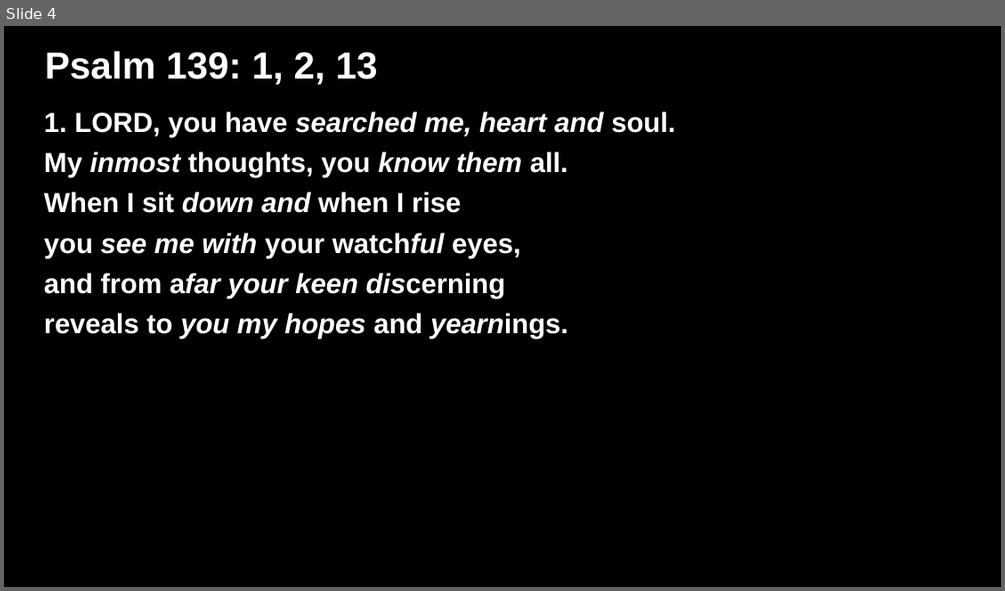
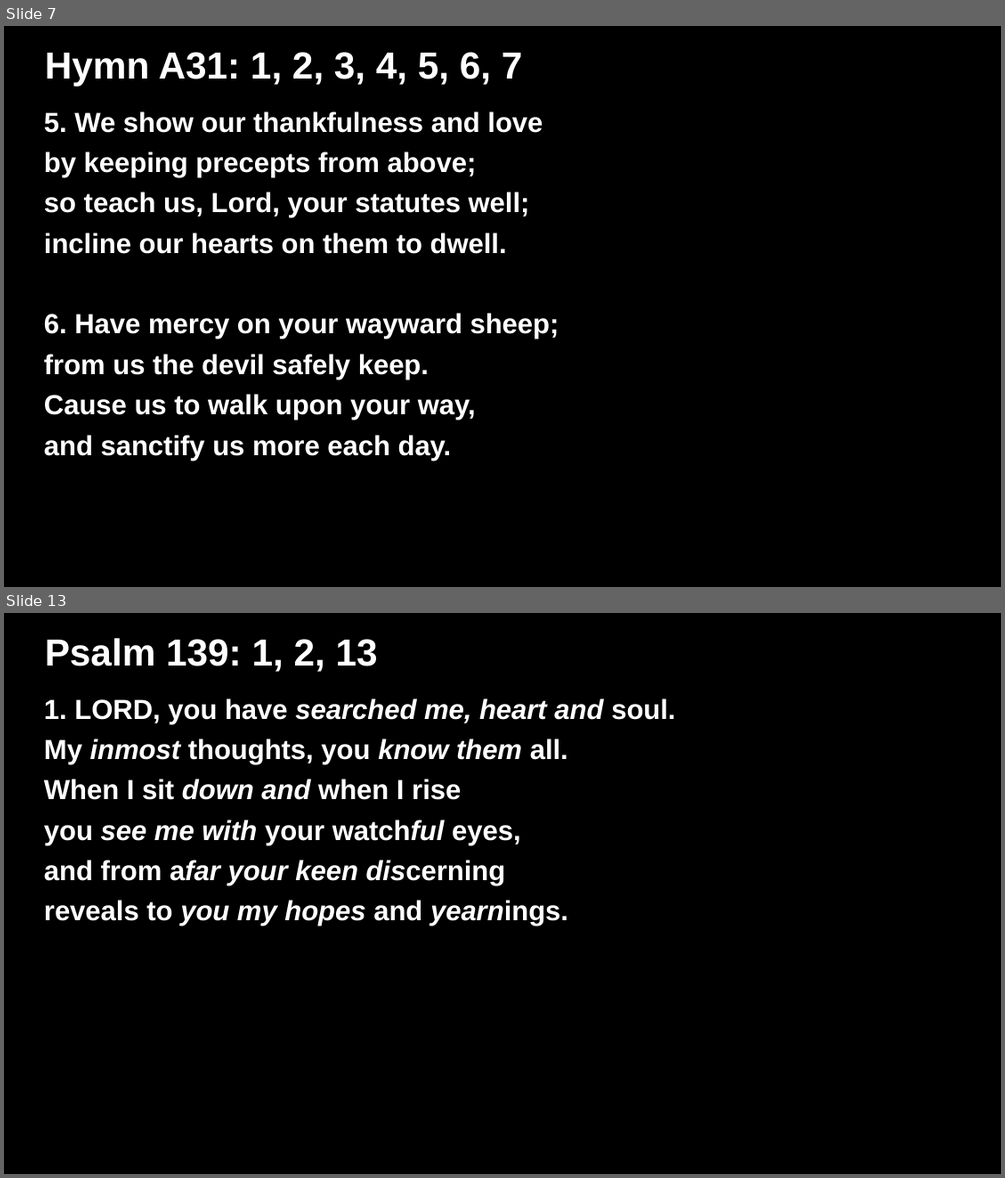
Before and after one commit to lfnincao/lyrics-presentation-creator, a slide deck: Lyrics.odp. Shown one above the other, each under a label of ours: slide 4 before the commit, slides 7 and 13 after it; the slides between them are not shown. The pictures are 1005x591 and 1005x1178 pixels, drawn with LibreOffice and Linux fonts; fonts in the diff are those of the drawing. Boxes give left, top, right and bottom in pixels: in the first picture for what was removed or moved away, otherwise in the second. Text is boxed around its words. In the diff, an @@ line names an element or a change of style, - is before the commit and + after.

```diff
--- a/Lyrics.odp
+++ b/Lyrics.odp
@@ slide 7 added at (x1=4, y1=26, x2=1001, y2=587), background #000000 @@
@@ title added at (x1=45, y1=52, x2=523, y2=86), 30 pt, text #FFFFFF, bold @@
+Hymn A31: 1, 2, 3, 4, 5, 6, 7
@@ subtitle added at (x1=44, y1=111, x2=559, y2=460), 22 pt, text #FFFFFF, bold @@
+5. We show our thankfulness and love
+by keeping precepts from above;
+so teach us, Lord, your statutes well;
+incline our hearts on them to dwell.
+6. Have mercy on your wayward sheep;
+from us the devil safely keep.
+Cause us to walk upon your way,
+and sanctify us more each day.
@@ what was slide 4 is now slide 13 @@
```
Also in this commit, not shown: 3 slides changed, 8 other slides added, 2 other files.
